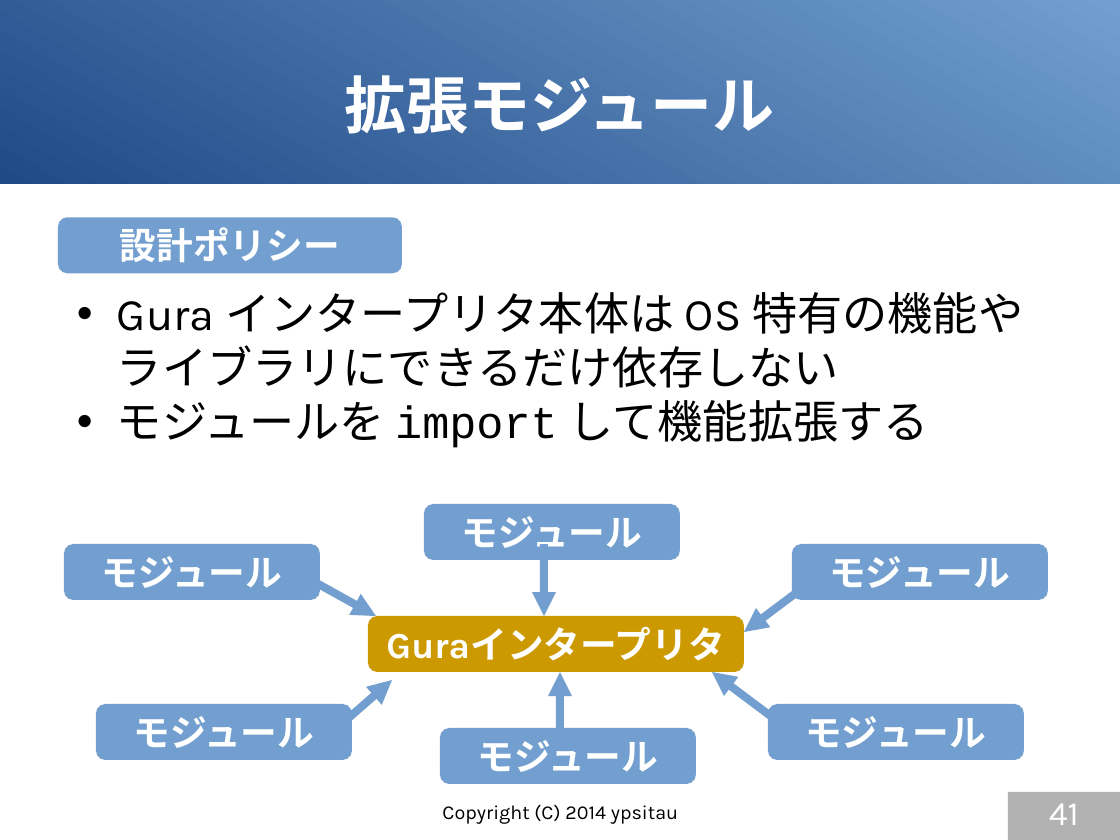
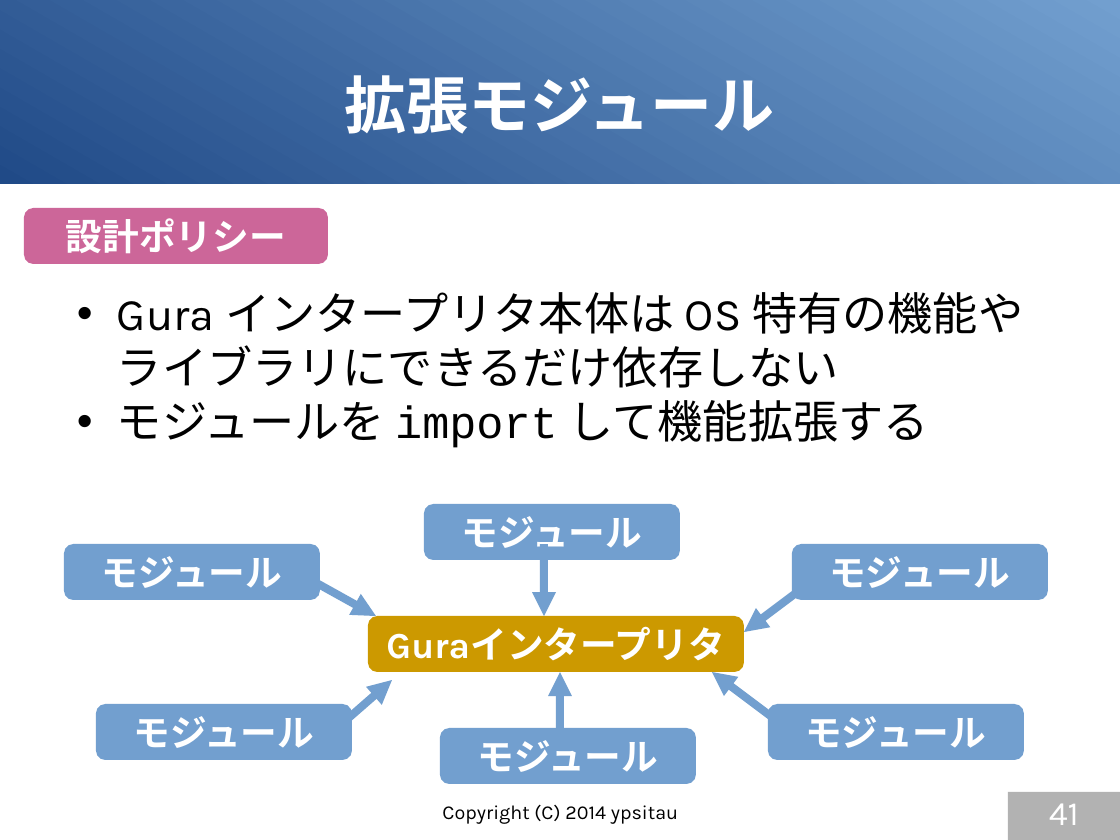
Before and after one commit to gura-lang/gura-doc, a slide deck: slide 41 of presentation/gura-introduction.odp. Drawn at 1120x840 pixels with LibreOffice and Linux fonts; fonts in the diff are those of the drawing. Boxes give left, top, right and bottom in pixels: in the first picture for what was removed or moved away, otherwise in the second. Text is boxed around its words. In the diff, an @@ line names an element or a change of style, - is before the commit and + after.

```diff
--- a/presentation/gura-introduction.odp
+++ b/presentation/gura-introduction.odp
@@ rounded rectangle "設計ポリシー": place and size @@
-rounded rectangle "設計ポリシー" at bbox=[58, 217, 402, 273]
+rounded rectangle "設計ポリシー" at bbox=[24, 208, 328, 264]
@@ rounded rectangle "設計ポリシー" at bbox=[24, 208, 328, 264]: fill #729FCF to #CC6699 @@
```
Also in this commit, not shown: 13 other slides changed.
